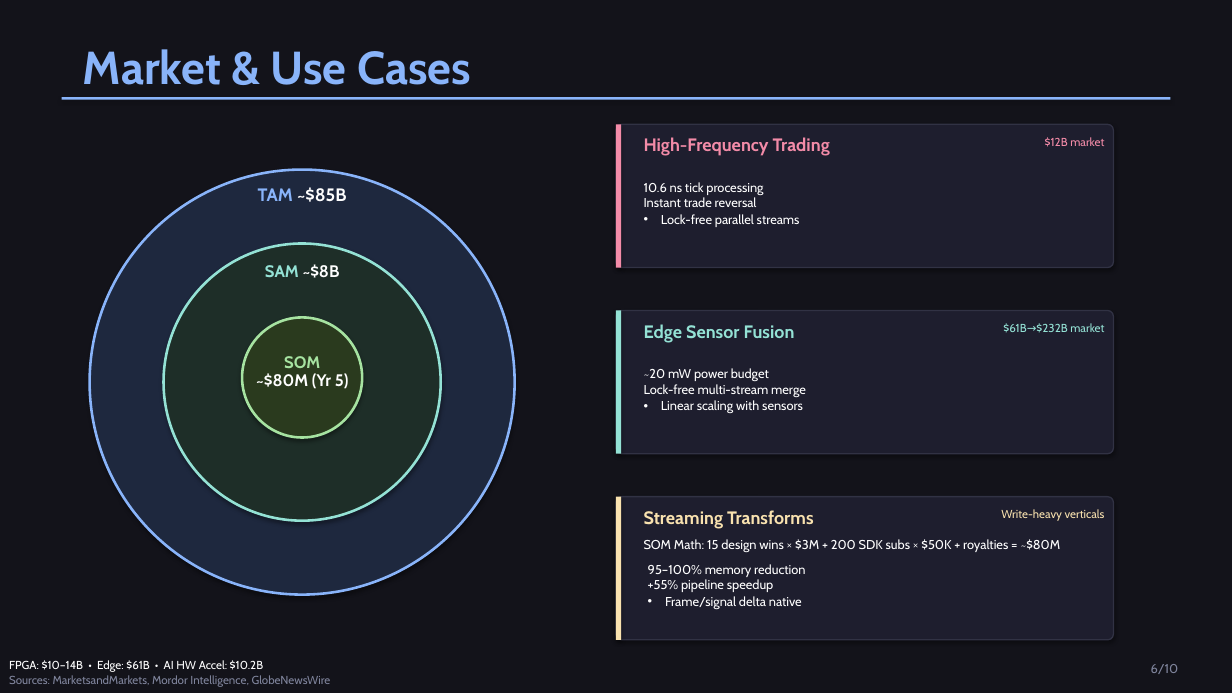
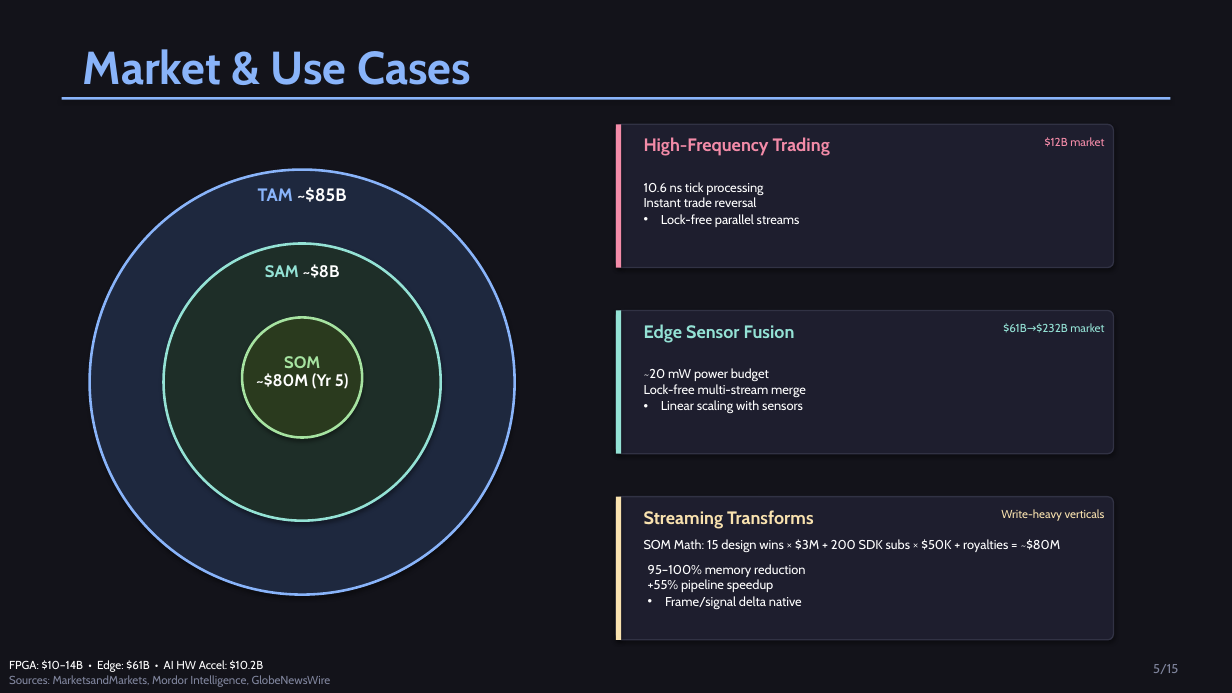
Before and after one commit to MatthewHRockwell/ATOMiK, a slide deck: slide 5 of business/pitch_deck/ATOMiK_Investor_Deck.pptx. Drawn at 1232x693 pixels with LibreOffice and Linux fonts; fonts in the diff are those of the drawing. Boxes give left, top, right and bottom in pixels: in the first picture for what was removed or moved away, otherwise in the second. Text is boxed around its words. In the diff, an @@ line names an element or a change of style, - is before the commit and + after.

```diff
--- a/business/pitch_deck/ATOMiK_Investor_Deck.pptx
+++ b/business/pitch_deck/ATOMiK_Investor_Deck.pptx
@@ text at (1153, 664, 1178, 674): text changed @@
-6/10
+5/15
```
Also in this commit, not shown: 9 other slides changed, 5 slides added, 6 slides removed, 44 other files.
